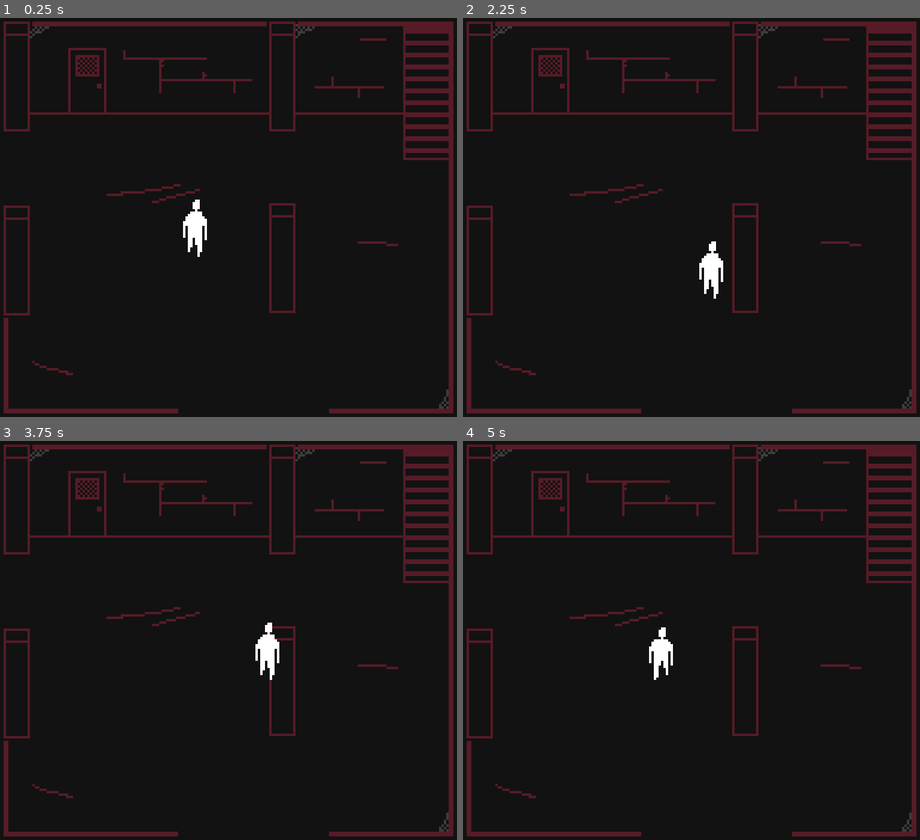
Above: before the commit, frames 1-4 (two rows, left to right).
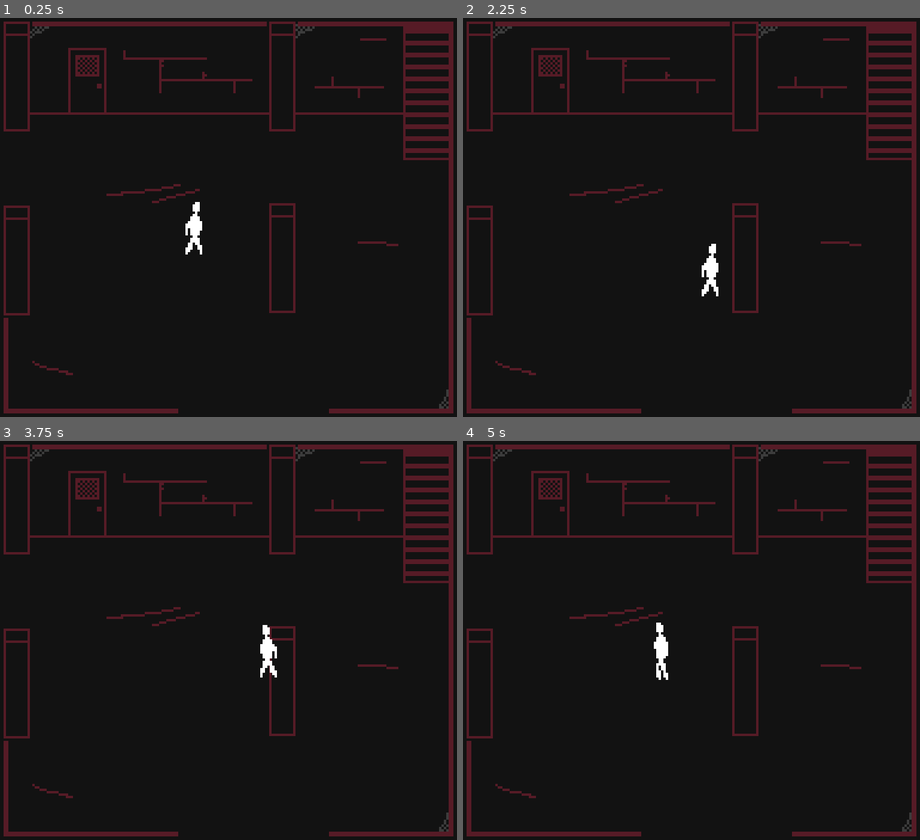
Above: after the commit, the same moments.

Repository: matthew-hre/GGJ2023
Game: Godot game, scene res://Scenes/Game.tscn
Two runs of this game, one before a commit and one after it. Both use one fixed random seed, a clock stepped at 60 frames per second and the inputs below.
Inputs:
- Up to frame 1 (0.25 s): no input
- Up to frame 2 (2.25 s): tap Enter (enter) at 0.5, 1.35 s; hold D (right) 0.53-1.28 s; hold Enter (enter) 0.53-1.28 s; hold Down (down) 1.28-2.03 s; hold D (right) from 2.03 s (still down); hold Enter (enter) from 2.03 s (still down)
- Up to frame 3 (3.75 s): release D (right) at 2.78 s; release Enter (enter) at 2.78 s; hold W (up) 2.78-3.53 s; tap Enter (enter) at 2.85 s; hold A (left) from 3.53 s (still down); hold Enter (enter) from 3.53 s (still down)
- Up to frame 4 (5 s): keep holding A (left); release Enter (enter) at 4.28 s; tap Enter (enter) at 4.35 s

The runs differ from the first frame. In frame 1, 0.2% of the frame differs, in the area x 40-46%, y 45-60%; in frame 2, 0.2%; in frame 3, 0.2%; in frame 4, 0.3%.

Commit message:
added new player sprites

Diff:
--- a/Scenes/Player.gd
+++ b/Scenes/Player.gd
@@ -21,12 +21,16 @@
 		velocity = Vector2()
 		if Input.is_action_pressed("right"):
 			velocity.x += 1
+			$Sprite.animation = "walk-right"
 		if Input.is_action_pressed("left"):
 			velocity.x -= 1
+			$Sprite.animation = "walk-left"
 		if Input.is_action_pressed("down"):
 			velocity.y += 1
+			$Sprite.animation = "walk-up-down"
 		if Input.is_action_pressed("up"):
 			velocity.y -= 1
+			$Sprite.animation = "walk-up-down"
 		velocity = velocity.normalized() * speed
 
 func _physics_process(delta):
@@ -37,6 +41,7 @@
 		$Sprite.play()
 	else:
 		$Sprite.stop()
+		$Sprite.set_frame(0)
 
 func _process(_delta):
 	# set z-index to y position
--- a/Scenes/Player.tscn
+++ b/Scenes/Player.tscn
@@ -1,7 +1,9 @@
-[gd_scene load_steps=7 format=2]
+[gd_scene load_steps=13 format=2]
 
 [ext_resource path="res://Assets/player-up-down.png" type="Texture" id=1]
 [ext_resource path="res://Scenes/Player.gd" type="Script" id=2]
+[ext_resource path="res://Assets/player_left.png" type="Texture" id=3]
+[ext_resource path="res://Assets/player_right.png" type="Texture" id=4]
 
 [sub_resource type="RectangleShape2D" id=1]
 extents = Vector2( 3.04128, 3.77656 )
@@ -14,11 +16,37 @@
 atlas = ExtResource( 1 )
 region = Rect2( 10, 0, 10, 25 )
 
-[sub_resource type="SpriteFrames" id=4]
+[sub_resource type="AtlasTexture" id=4]
+atlas = ExtResource( 4 )
+region = Rect2( 0, 0, 10, 25 )
+
+[sub_resource type="AtlasTexture" id=5]
+atlas = ExtResource( 4 )
+region = Rect2( 10, 0, 10, 25 )
+
+[sub_resource type="AtlasTexture" id=6]
+atlas = ExtResource( 3 )
+region = Rect2( 0, 0, 10, 25 )
+
+[sub_resource type="AtlasTexture" id=7]
+atlas = ExtResource( 3 )
+region = Rect2( 10, 0, 10, 25 )
+
+[sub_resource type="SpriteFrames" id=8]
 animations = [ {
 "frames": [ SubResource( 2 ), SubResource( 3 ) ],
 "loop": true,
 "name": "walk-up-down",
+"speed": 5.0
+}, {
+"frames": [ SubResource( 4 ), SubResource( 5 ) ],
+"loop": true,
+"name": "walk-right",
+"speed": 5.0
+}, {
+"frames": [ SubResource( 6 ), SubResource( 7 ) ],
+"loop": true,
+"name": "walk-left",
 "speed": 5.0
 } ]
 
@@ -30,6 +58,6 @@
 shape = SubResource( 1 )
 
 [node name="Sprite" type="AnimatedSprite" parent="."]
-frames = SubResource( 4 )
-animation = "walk-up-down"
+frames = SubResource( 8 )
+animation = "walk-right"
 speed_scale = 0.5
Not shown, changed: Assets/notes/note1.txt
Binary file added: Assets/player_left.png
Not shown, added: Assets/player_left.png.import
Binary file added: Assets/player_right.png
Not shown, added: Assets/player_right.png.import
